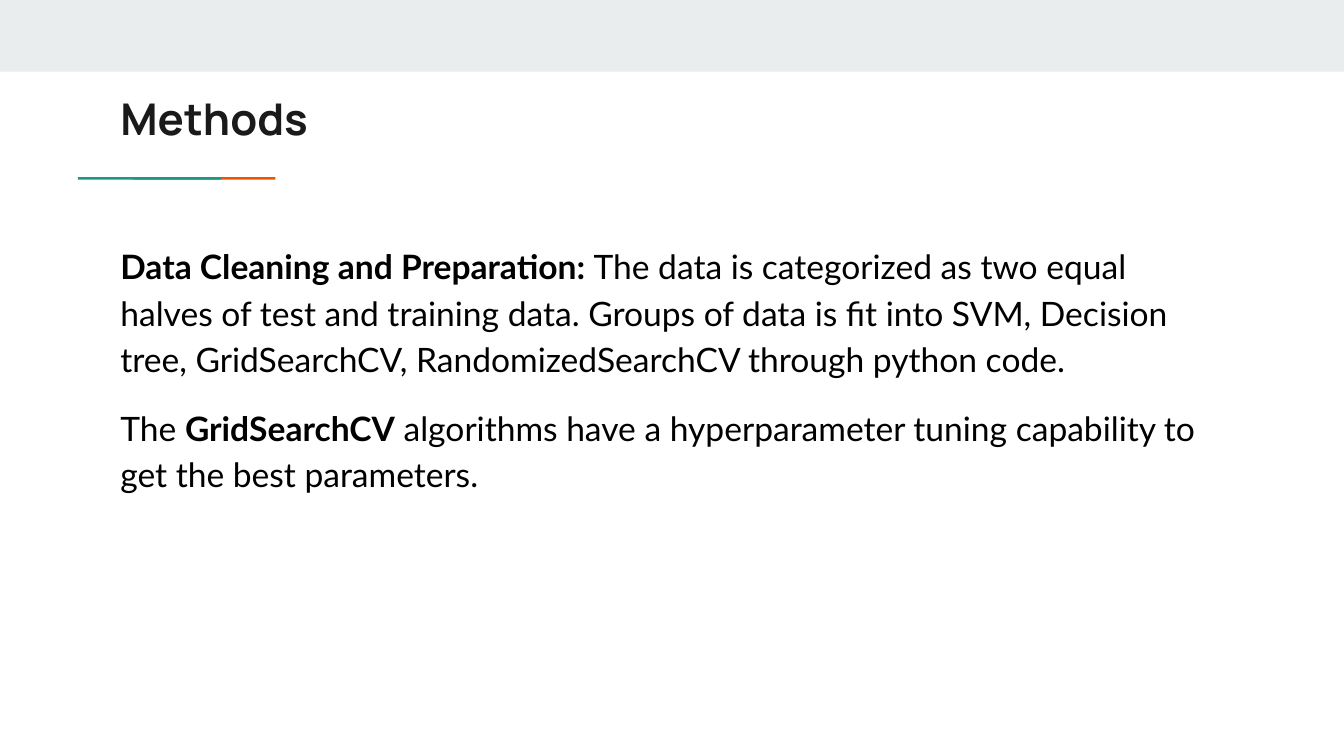
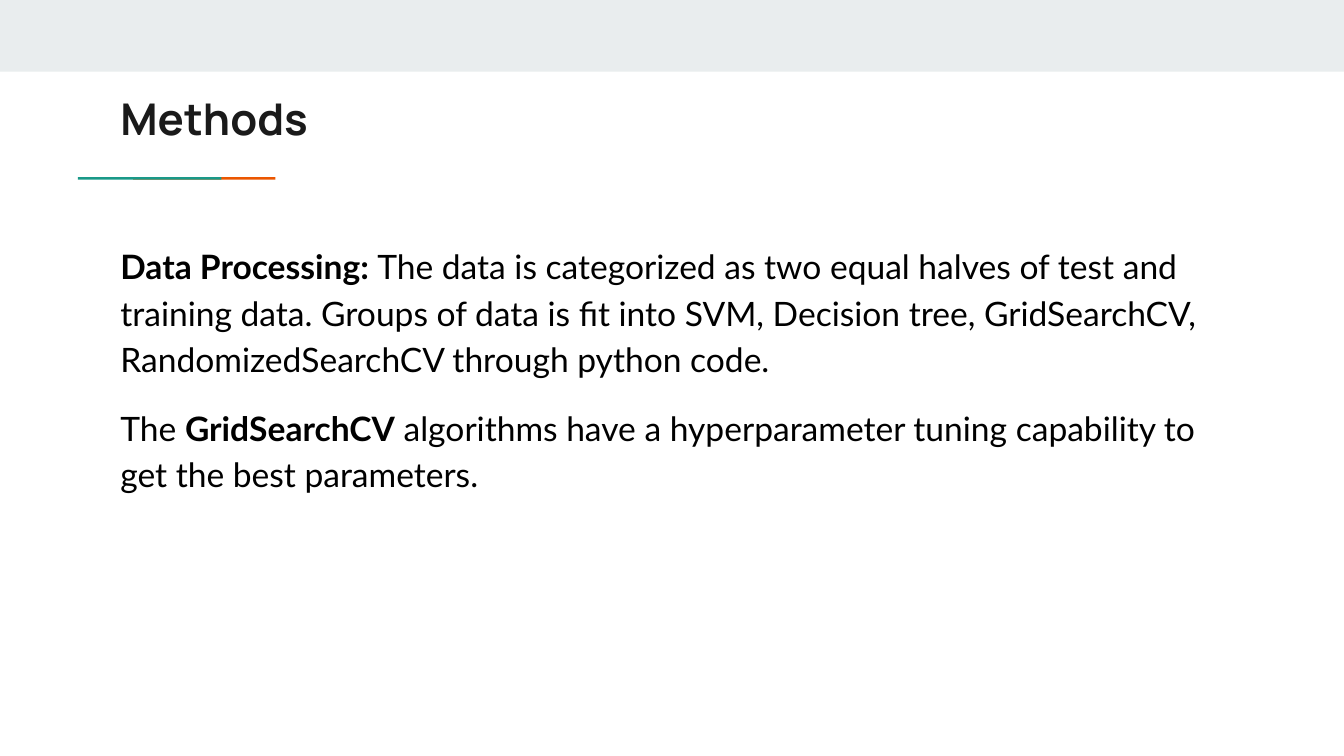
Before and after one commit to mkaturiusd24/USDIntroToAIGroup1, a slide deck: slide 8 of Maternal Health Risk Final Project.pptx (slide 4 before the commit). Drawn at 1344x756 pixels with LibreOffice and Linux fonts; fonts in the diff are those of the drawing. Boxes give left, top, right and bottom in pixels: in the first picture for what was removed or moved away, otherwise in the second. Text is boxed around its words. In the diff, an @@ line names an element or a change of style, - is before the commit and + after.

```diff
--- a/Maternal Health Risk Final Project.pptx
+++ b/Maternal Health Risk Final Project.pptx
@@ text at (120, 254, 1196, 378): text changed @@
-Data Cleaning and Preparation: The data is categorized as two equal halves of test and training data. Groups of data is fit into SVM, Decision tree, GridSearchCV, RandomizedSearchCV through python code.
+Data Processing: The data is categorized as two equal halves of test and training data. Groups of data is fit into SVM, Decision tree, GridSearchCV, RandomizedSearchCV through python code.
```
Also in this commit, not shown: 3 other slides changed, 6 slides added, 3 slides removed.
